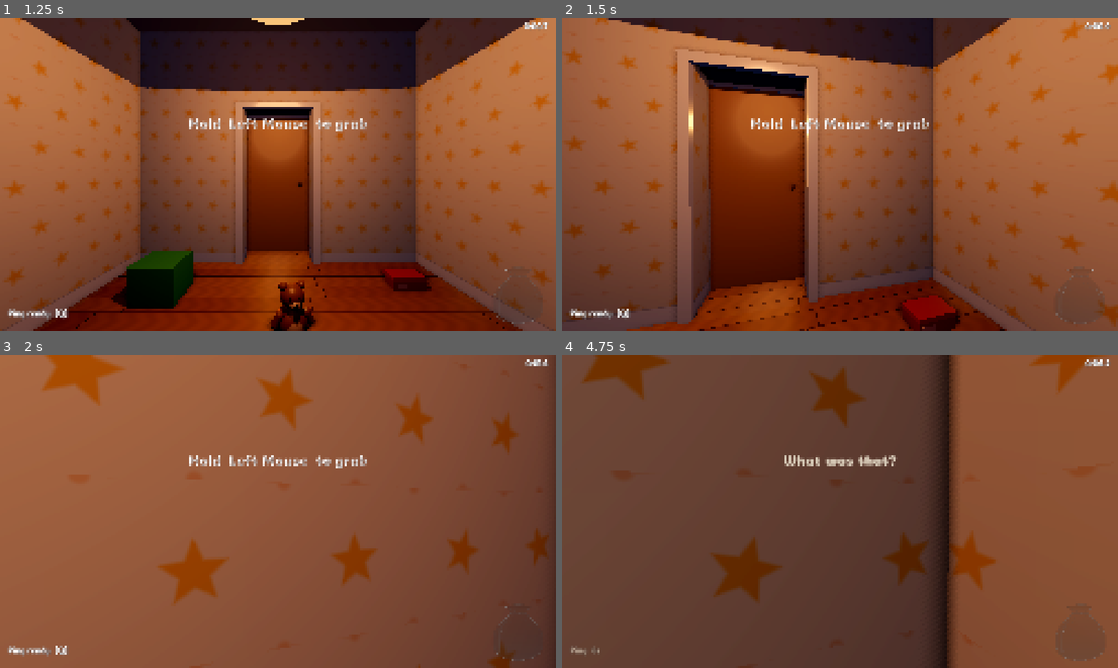
Above: before the commit, frames 1-4 (two rows, left to right).
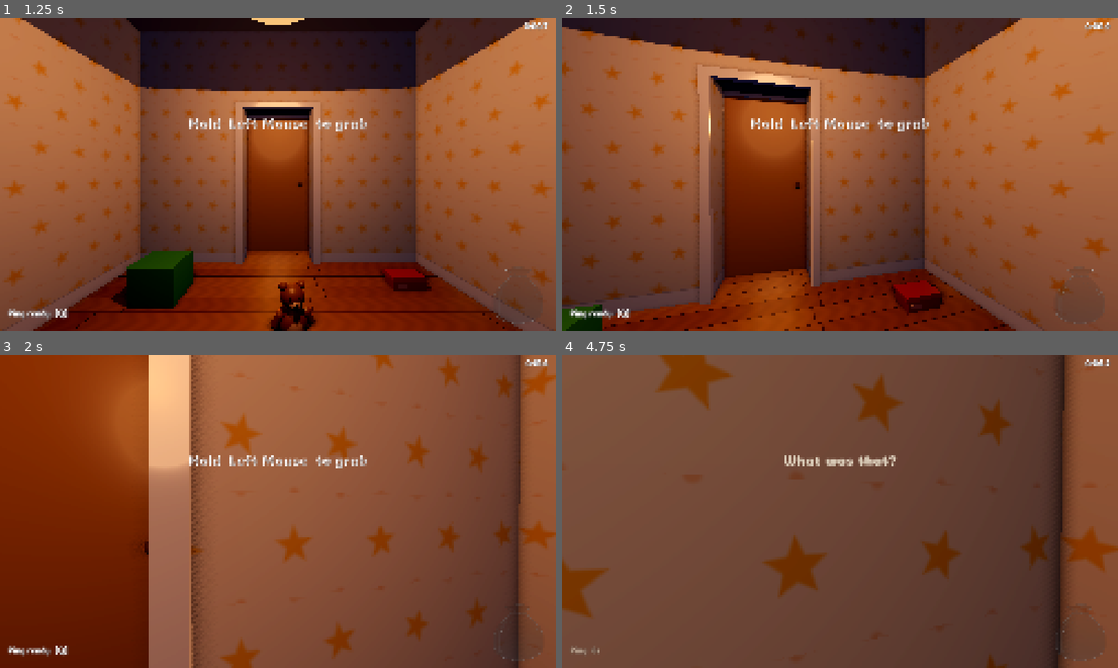
Above: after the commit, the same moments.

Repository: westo27/rummage
Game: Godot game, scene res://scenes/title.tscn
Same seed, same stepped clock (60 frames per second), same inputs: the game is played once before the commit and once after it.
Inputs (mouse positions are in pixels of both pictures, inside the frame that each line leads up to):
- Up to frame 1 (1.25 s): click (155, 168) at 0.5 s
- Up to frame 2 (1.5 s): tap Enter at 1.25 s; move the mouse to (867, 174) at 1.27 s; hold W (move_forward) from 1.28 s (still down); hold Mouse wheel up (beam_further) from 1.28 s (still down); click (867, 174) at 1.42 s
- Up to frame 3 (2 s): keep holding W (move_forward); keep holding Mouse wheel up (beam_further)
- Up to frame 4 (4.75 s): keep holding W (move_forward); move the mouse to (812, 511) at 2.02 s; release Mouse wheel up (beam_further) at 2.03 s; tap Mouse wheel down (beam_nearer) at 2.1 s; move the mouse to (851, 505) at 2.77 s; hold C (crouch) 2.78-3.53 s; move the mouse to (834, 517) at 3.52 s; click (834, 517) at 3.6 s; move the mouse to (878, 514) at 4.27 s; hold Q (ping) from 4.28 s (still down)

Frame 1 is identical in both runs. In frame 2, 24% of the frame differs, in the area x 0-100%, y 0-100%; in frame 3, 43%; in frame 4, 32%.

Commit message:
Slower walking: 4.5 to 3.2 m/s; stage1 reads walk_speed from tunables

Diff:
--- a/config/tunables.gd
+++ b/config/tunables.gd
@@ -18,7 +18,7 @@
 @export var fall_reset_y: float = -5.0
 
 @export_group("Player")
-@export var walk_speed: float = 4.5
+@export var walk_speed: float = 3.2
 @export var run_speed: float = 7.5
 ## Hold C or Ctrl. Running has no effect while crouched.
 @export var crouch_speed: float = 1.4
--- a/tests/check_stage1.gd
+++ b/tests/check_stage1.gd
@@ -45,7 +45,9 @@
 	await _wait(0.5)
 	Input.action_release("move_forward")
 	var walked: float = player.global_position.x - start_x
-	_check("walks forward at about 4.5 m/s", absf(walked - 2.25) < 0.3, "moved %.2f m in 0.5 s" % walked)
+	var walk_expected: float = Game.tune.walk_speed * 0.5
+	_check("walks forward at walk_speed", absf(walked - walk_expected) < 0.3,
+		"moved %.2f m in 0.5 s, expected %.2f" % [walked, walk_expected])
 
 	player.global_position = Vector3(-4.6, 0.05, 0.0)
 	await _wait(0.2)
@@ -87,7 +89,7 @@
 	player.rotation.y = -PI / 2.0  # face +X
 	await _wait(0.2)
 	Input.action_press("move_forward")
-	await _wait(2.0)
+	await _wait(3.0)
 	Input.action_release("move_forward")
 	_check("doorways lead through to the box room", player.global_position.x > 5.5,
 		"x=%.2f" % player.global_position.x)
